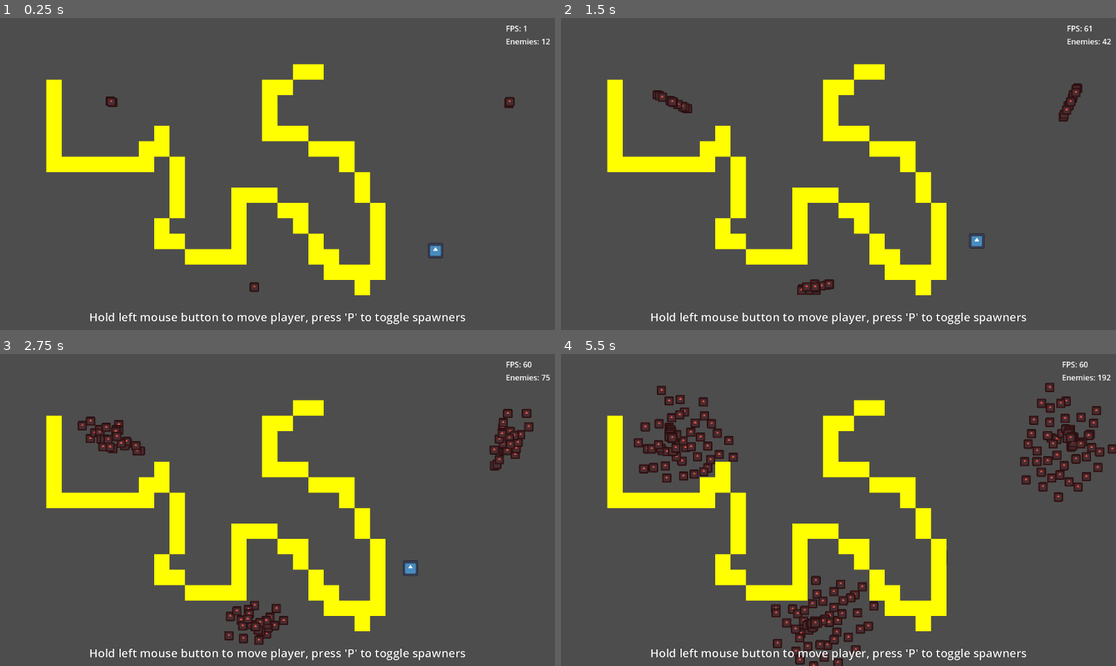
Above: before the commit, frames 1-4 (two rows, left to right).
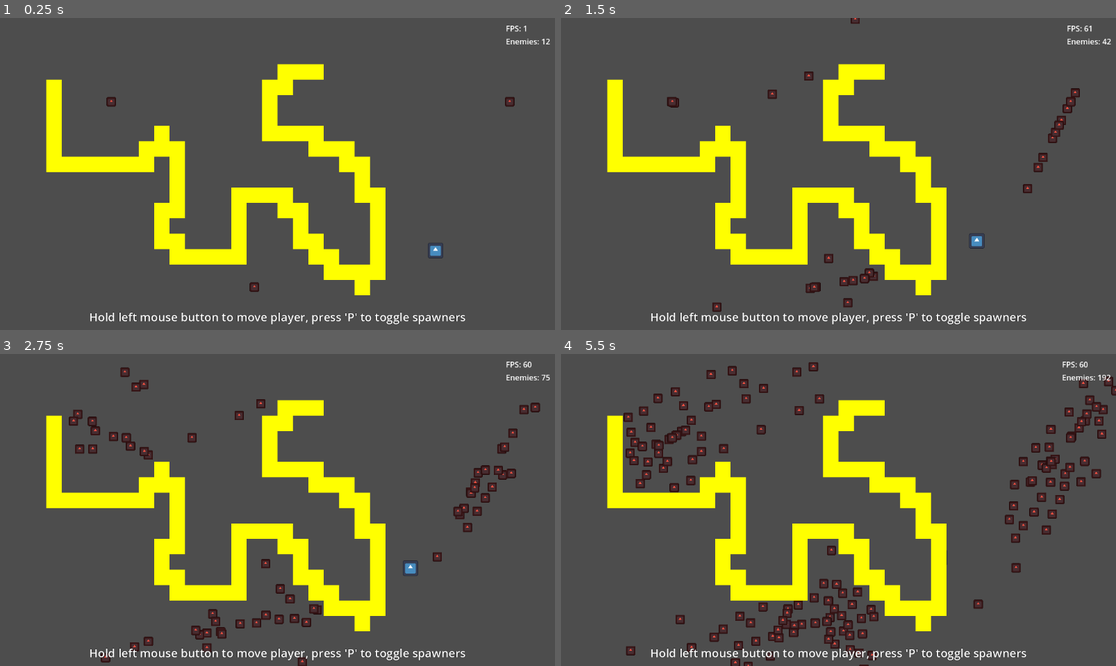
Above: after the commit, the same moments.

Repository: Griiimon/Manymies
Game: Godot game, scene res://main.tscn
Same seed, same stepped clock (60 frames per second), same inputs: the game is played once before the commit and once after it. The engine's default icon, where the game draws it, is replaced by a stand-in: a white triangle on a blue panel in a dark square.
Inputs (mouse positions are in pixels of both pictures, inside the frame that each line leads up to):
- Up to frame 1 (0.25 s): no input
- Up to frame 2 (1.5 s): tap P (pause_spawner) at 0.5, 1.25 s; move the mouse to (960, 158) at 0.52 s; click (960, 158) at 0.67 s; move the mouse to (727, 189) at 1.27 s; click (727, 189) at 1.42 s
- Up to frame 3 (2.75 s): tap P (pause_spawner) at 2 s; move the mouse to (333, 441) at 2.02 s; click (333, 441) at 2.17 s
- Up to frame 4 (5.5 s): tap P (pause_spawner) at 2.75, 3.5, 4.25 s; move the mouse to (810, 572) at 2.77 s; click (810, 572) at 2.92 s; move the mouse to (1005, 556) at 3.52 s; click (1005, 556) at 3.67 s; move the mouse to (672, 463) at 4.27 s; click (672, 463) at 4.42 s; move the mouse to (866, 510) at 5.02 s; click (866, 510) at 5.17 s

The runs differ from the first frame. In frame 1, 1.3% of the frame differs, in the area x 19-93%, y 14-80%; in frame 2, 2.6%; in frame 3, 5.6%; in frame 4, 11%, in the area x 11-100%, y 2-100%.
Error after the commit: Invalid assignment of property or key 'obstacle_tile_map' with value of type 'TileMapLayer' on a base object of type 'Node (global.gd)'. (res://main.gd:13)

Commit message:
implement pathfinding

Diff:
--- a/main.gd
+++ b/main.gd
@@ -2,13 +2,21 @@
 
 
 @export var pause_below_n_fps: int= 20
+
 @onready var enemies: Node2D = $Enemies
+@onready var player: Player = $Player
 
 
 
 func _ready() -> void:
 	Global.enemies= enemies
+	Global.obstacle_tile_map= $"TileMapLayer Obstacles"
+	update_pathfinder(false)
 
 
 func _process(delta: float) -> void:
 	assert(Engine.get_process_frames() < 500 or Engine.get_frames_per_second() >= pause_below_n_fps, "Dropped to %d FPS with %d enemies" % [Engine.get_frames_per_second(), enemies.get_child_count()])
+
+
+func update_pathfinder(non_blocking: bool= true):
+	Global.pathfinder.update(player.position, non_blocking)
--- a/main.tscn
+++ b/main.tscn
@@ -6,6 +6,7 @@
 [ext_resource type="PackedScene" uid="uid://c6luc6b0iruok" path="res://spawner/enemy_spawner.tscn" id="3_lwdj2"]
 [ext_resource type="PackedScene" uid="uid://bxj0a37myekah" path="res://ui.tscn" id="5_vbw41"]
 [ext_resource type="PackedScene" uid="uid://qk7u77q3ybhb" path="res://solutions/area obstacles/tilemap_obstacle.tscn" id="6_n8waw"]
+[ext_resource type="Script" path="res://solutions/grid pathfinding/grid_pathfinding.gd" id="7_7xlm0"]
 
 [sub_resource type="TileSetScenesCollectionSource" id="TileSetScenesCollectionSource_flk1i"]
 scenes/1/scene = ExtResource("6_n8waw")
@@ -16,6 +17,7 @@
 
 [node name="Main" type="Node2D"]
 script = ExtResource("1_dgpgb")
+pause_below_n_fps = 0
 
 [node name="Player" parent="." instance=ExtResource("2_ifar4")]
 position = Vector2(904, 483)
@@ -40,69 +42,87 @@
 
 [node name="UI" parent="." instance=ExtResource("5_vbw41")]
 
-[node name="TileMapLayer" type="TileMapLayer" parent="."]
-tile_map_data = PackedByteArray("AAADAAQAAAAAAAAAAQADAAUAAAA …(928 unchanged characters)… AAAAAAQATAAMAAAAAAAAAAQAUAAMAAAAAAAAAAQA=")
+[node name="TileMapLayer Obstacles" type="TileMapLayer" parent="."]
+tile_map_data = PackedByteArray("AAADAAQAAAAAAAAAAQADAAUAAAA …(928 unchanged characters)… AAAAAAQATAAMAAAAAAAAAAQAUAAMAAAAAAAAAAQALAAgAAAAAAAAAAQALAA8AAAAAAAAAAQAKAAwAAAAAAAAAAQASAAsAAAAAAAAAAQATAA4AAAAAAAAAAQAYAAsAAAAAAAAAAQAXAAkAAAAAAAAAAQASAAMAAAAAAAAAAQAUAAcAAAAAAAAAAQA=")
 tile_set = SubResource("TileSet_lvv4y")
 
-[connection signal="area_entered" from="TileMapLayer/Tilemap Area Obstacle" to="TileMapLayer/Tilemap Area Obstacle" method="_on_area_entered"]
-[connection signal="area_entered" from="TileMapLayer/@Area2D@30608" to="TileMapLayer/@Area2D@30608" method="_on_area_entered"]
-[connection signal="area_entered" from="TileMapLayer/@Area2D@30609" to="TileMapLayer/@Area2D@30609" method="_on_area_entered"]
-[connection signal="area_entered" from="TileMapLayer/@Area2D@30610" to="TileMapLayer/@Area2D@30610" method="_on_area_entered"]
-[connection signal="area_entered" from="TileMapLayer/@Area2D@30611" to="TileMapLayer/@Area2D@30611" method="_on_area_entered"]
-[connection signal="area_entered" from="TileMapLayer/@Area2D@30612" to="TileMapLayer/@Area2D@30612" method="_on_area_entered"]
-[connection signal="area_entered" from="TileMapLayer/@Area2D@31199" to="TileMapLayer/@Area2D@31199" method="_on_area_entered"]
-[connection signal="area_entered" from="TileMapLayer/@Area2D@31200" to="TileMapLayer/@Area2D@31200" method="_on_area_entered"]
-[connection signal="area_entered" from="TileMapLayer/@Area2D@31201" to="TileMapLayer/@Area2D@31201" method="_on_area_entered"]
-[connection signal="area_entered" from="TileMapLayer/@Area2D@31202" to="TileMapLayer/@Area2D@31202" method="_on_area_entered"]
-[connection signal="area_entered" from="TileMapLayer/@Area2D@31203" to="TileMapLayer/@Area2D@31203" method="_on_area_entered"]
-[connection signal="area_entered" from="TileMapLayer/@Area2D@31204" to="TileMapLayer/@Area2D@31204" method="_on_area_entered"]
-[connection signal="area_entered" from="TileMapLayer/@Area2D@31205" to="TileMapLayer/@Area2D@31205" method="_on_area_entered"]
-[connection signal="area_entered" from="TileMapLayer/@Area2D@31206" to="TileMapLayer/@Area2D@31206" method="_on_area_entered"]
-[connection signal="area_entered" from="TileMapLayer/@Area2D@31207" to="TileMapLayer/@Area2D@31207" method="_on_area_entered"]
-[connection signal="area_entered" from="TileMapLayer/@Area2D@31208" to="TileMapLayer/@Area2D@31208" method="_on_area_entered"]
-[connection signal="area_entered" from="TileMapLayer/@Area2D@31209" to="TileMapLayer/@Area2D@31209" method="_on_area_entered"]
-[connection signal="area_entered" from="TileMapLayer/@Area2D@31210" to="TileMapLayer/@Area2D@31210" method="_on_area_entered"]
-[connection signal="area_entered" from="TileMapLayer/@Area2D@31211" to="TileMapLayer/@Area2D@31211" method="_on_area_entered"]
-[connection signal="area_entered" from="TileMapLayer/@Area2D@31212" to="TileMapLayer/@Area2D@31212" method="_on_area_entered"]
-[connection signal="area_entered" from="TileMapLayer/@Area2D@31213" to="TileMapLayer/@Area2D@31213" method="_on_area_entered"]
-[connection signal="area_entered" from="TileMapLayer/@Area2D@31214" to="TileMapLayer/@Area2D@31214" method="_on_area_entered"]
-[connection signal="area_entered" from="TileMapLayer/@Area2D@31215" to="TileMapLayer/@Area2D@31215" method="_on_area_entered"]
-[connection signal="area_entered" from="TileMapLayer/@Area2D@31216" to="TileMapLayer/@Area2D@31216" method="_on_area_entered"]
-[connection signal="area_entered" from="TileMapLayer/@Area2D@31217" to="TileMapLayer/@Area2D@31217" method="_on_area_entered"]
-[connection signal="area_entered" from="TileMapLayer/@Area2D@31238" to="TileMapLayer/@Area2D@31238" method="_on_area_entered"]
-[connection signal="area_entered" from="TileMapLayer/@Area2D@31239" to="TileMapLayer/@Area2D@31239" method="_on_area_entered"]
-[connection signal="area_entered" from="TileMapLayer/@Area2D@31240" to="TileMapLayer/@Area2D@31240" method="_on_area_entered"]
-[connection signal="area_entered" from="TileMapLayer/@Area2D@31241" to="TileMapLayer/@Area2D@31241" method="_on_area_entered"]
-[connection signal="area_entered" from="TileMapLayer/@Area2D@31242" to="TileMapLayer/@Area2D@31242" method="_on_area_entered"]
-[connection signal="area_entered" from="TileMapLayer/@Area2D@31243" to="TileMapLayer/@Area2D@31243" method="_on_area_entered"]
-[connection signal="area_entered" from="TileMapLayer/@Area2D@31244" to="TileMapLayer/@Area2D@31244" method="_on_area_entered"]
-[connection signal="area_entered" from="TileMapLayer/@Area2D@31245" to="TileMapLayer/@Area2D@31245" method="_on_area_entered"]
-[connection signal="area_entered" from="TileMapLayer/@Area2D@31246" to="TileMapLayer/@Area2D@31246" method="_on_area_entered"]
-[connection signal="area_entered" from="TileMapLayer/@Area2D@31247" to="TileMapLayer/@Area2D@31247" method="_on_area_entered"]
-[connection signal="area_entered" from="TileMapLayer/@Area2D@31248" to="TileMapLayer/@Area2D@31248" method="_on_area_entered"]
-[connection signal="area_entered" from="TileMapLayer/@Area2D@31249" to="TileMapLayer/@Area2D@31249" method="_on_area_entered"]
-[connection signal="area_entered" from="TileMapLayer/@Area2D@31250" to="TileMapLayer/@Area2D@31250" method="_on_area_entered"]
-[connection signal="area_entered" from="TileMapLayer/@Area2D@31251" to="TileMapLayer/@Area2D@31251" method="_on_area_entered"]
-[connection signal="area_entered" from="TileMapLayer/@Area2D@31252" to="TileMapLayer/@Area2D@31252" method="_on_area_entered"]
-[connection signal="area_entered" from="TileMapLayer/@Area2D@31253" to="TileMapLayer/@Area2D@31253" method="_on_area_entered"]
-[connection signal="area_entered" from="TileMapLayer/@Area2D@31254" to="TileMapLayer/@Area2D@31254" method="_on_area_entered"]
-[connection signal="area_entered" from="TileMapLayer/@Area2D@31255" to="TileMapLayer/@Area2D@31255" method="_on_area_entered"]
-[connection signal="area_entered" from="TileMapLayer/@Area2D@31256" to="TileMapLayer/@Area2D@31256" method="_on_area_entered"]
-[connection signal="area_entered" from="TileMapLayer/@Area2D@31257" to="TileMapLayer/@Area2D@31257" method="_on_area_entered"]
-[connection signal="area_entered" from="TileMapLayer/@Area2D@31258" to="TileMapLayer/@Area2D@31258" method="_on_area_entered"]
-[connection signal="area_entered" from="TileMapLayer/@Area2D@31259" to="TileMapLayer/@Area2D@31259" method="_on_area_entered"]
-[connection signal="area_entered" from="TileMapLayer/@Area2D@31260" to="TileMapLayer/@Area2D@31260" method="_on_area_entered"]
-[connection signal="area_entered" from="TileMapLayer/@Area2D@31261" to="TileMapLayer/@Area2D@31261" method="_on_area_entered"]
-[connection signal="area_entered" from="TileMapLayer/@Area2D@31262" to="TileMapLayer/@Area2D@31262" method="_on_area_entered"]
-[connection signal="area_entered" from="TileMapLayer/@Area2D@31263" to="TileMapLayer/@Area2D@31263" method="_on_area_entered"]
-[connection signal="area_entered" from="TileMapLayer/@Area2D@31264" to="TileMapLayer/@Area2D@31264" method="_on_area_entered"]
-[connection signal="area_entered" from="TileMapLayer/@Area2D@31265" to="TileMapLayer/@Area2D@31265" method="_on_area_entered"]
-[connection signal="area_entered" from="TileMapLayer/@Area2D@31266" to="TileMapLayer/@Area2D@31266" method="_on_area_entered"]
-[connection signal="area_entered" from="TileMapLayer/@Area2D@31267" to="TileMapLayer/@Area2D@31267" method="_on_area_entered"]
-[connection signal="area_entered" from="TileMapLayer/@Area2D@31268" to="TileMapLayer/@Area2D@31268" method="_on_area_entered"]
-[connection signal="area_entered" from="TileMapLayer/@Area2D@31269" to="TileMapLayer/@Area2D@31269" method="_on_area_entered"]
-[connection signal="area_entered" from="TileMapLayer/@Area2D@31270" to="TileMapLayer/@Area2D@31270" method="_on_area_entered"]
-[connection signal="area_entered" from="TileMapLayer/@Area2D@31271" to="TileMapLayer/@Area2D@31271" method="_on_area_entered"]
-[connection signal="area_entered" from="TileMapLayer/@Area2D@31272" to="TileMapLayer/@Area2D@31272" method="_on_area_entered"]
-[connection signal="area_entered" from="TileMapLayer/@Area2D@31273" to="TileMapLayer/@Area2D@31273" method="_on_area_entered"]
-[connection signal="area_entered" from="TileMapLayer/@Area2D@31274" to="TileMapLayer/@Area2D@31274" method="_on_area_entered"]
+[node name="Pathfinding" type="Node" parent="."]
+script = ExtResource("7_7xlm0")
+GRID_SIZE = null
+enabled = null
+
+[node name="Timer Update" type="Timer" parent="Pathfinding"]
+autostart = true
+
+[connection signal="area_entered" from="TileMapLayer Obstacles/Tilemap Area Obstacle" to="TileMapLayer Obstacles/Tilemap Area Obstacle" method="_on_area_entered"]
+[connection signal="area_entered" from="TileMapLayer Obstacles/@Area2D@41911" to="TileMapLayer Obstacles/@Area2D@41911" method="_on_area_entered"]
+[connection signal="area_entered" from="TileMapLayer Obstacles/@Area2D@41912" to="TileMapLayer Obstacles/@Area2D@41912" method="_on_area_entered"]
+[connection signal="area_entered" from="TileMapLayer Obstacles/@Area2D@41913" to="TileMapLayer Obstacles/@Area2D@41913" method="_on_area_entered"]
+[connection signal="area_entered" from="TileMapLayer Obstacles/@Area2D@41914" to="TileMapLayer Obstacles/@Area2D@41914" method="_on_area_entered"]
+[connection signal="area_entered" from="TileMapLayer Obstacles/@Area2D@41915" to="TileMapLayer Obstacles/@Area2D@41915" method="_on_area_entered"]
+[connection signal="area_entered" from="TileMapLayer Obstacles/@Area2D@41916" to="TileMapLayer Obstacles/@Area2D@41916" method="_on_area_entered"]
+[connection signal="area_entered" from="TileMapLayer Obstacles/@Area2D@41917" to="TileMapLayer Obstacles/@Area2D@41917" method="_on_area_entered"]
+[connection signal="area_entered" from="TileMapLayer Obstacles/@Area2D@41918" to="TileMapLayer Obstacles/@Area2D@41918" method="_on_area_entered"]
+[connection signal="area_entered" from="TileMapLayer Obstacles/@Area2D@41919" to="TileMapLayer Obstacles/@Area2D@41919" method="_on_area_entered"]
+[connection signal="area_entered" from="TileMapLayer Obstacles/@Area2D@41920" to="TileMapLayer Obstacles/@Area2D@41920" method="_on_area_entered"]
+[connection signal="area_entered" from="TileMapLayer Obstacles/@Area2D@41921" to="TileMapLayer Obstacles/@Area2D@41921" method="_on_area_entered"]
+[connection signal="area_entered" from="TileMapLayer Obstacles/@Area2D@41922" to="TileMapLayer Obstacles/@Area2D@41922" method="_on_area_entered"]
+[connection signal="area_entered" from="TileMapLayer Obstacles/@Area2D@41923" to="TileMapLayer Obstacles/@Area2D@41923" method="_on_area_entered"]
+[connection signal="area_entered" from="TileMapLayer Obstacles/@Area2D@41924" to="TileMapLayer Obstacles/@Area2D@41924" method="_on_area_entered"]
+[connection signal="area_entered" from="TileMapLayer Obstacles/@Area2D@41925" to="TileMapLayer Obstacles/@Area2D@41925" method="_on_area_entered"]
+[connection signal="area_entered" from="TileMapLayer Obstacles/@Area2D@41926" to="TileMapLayer Obstacles/@Area2D@41926" method="_on_area_entered"]
+[connection signal="area_entered" from="TileMapLayer Obstacles/@Area2D@41927" to="TileMapLayer Obstacles/@Area2D@41927" method="_on_area_entered"]
+[connection signal="area_entered" from="TileMapLayer Obstacles/@Area2D@41928" to="TileMapLayer Obstacles/@Area2D@41928" method="_on_area_entered"]
+[connection signal="area_entered" from="TileMapLayer Obstacles/@Area2D@41929" to="TileMapLayer Obstacles/@Area2D@41929" method="_on_area_entered"]
+[connection signal="area_entered" from="TileMapLayer Obstacles/@Area2D@41930" to="TileMapLayer Obstacles/@Area2D@41930" method="_on_area_entered"]
+[connection signal="area_entered" from="TileMapLayer Obstacles/@Area2D@41931" to="TileMapLayer Obstacles/@Area2D@41931" method="_on_area_entered"]
+[connection signal="area_entered" from="TileMapLayer Obstacles/@Area2D@41932" to="TileMapLayer Obstacles/@Area2D@41932" method="_on_area_entered"]
+[connection signal="area_entered" from="TileMapLayer Obstacles/@Area2D@41933" to="TileMapLayer Obstacles/@Area2D@41933" method="_on_area_entered"]
+[connection signal="area_entered" from="TileMapLayer Obstacles/@Area2D@41934" to="TileMapLayer Obstacles/@Area2D@41934" method="_on_area_entered"]
+[connection signal="area_entered" from="TileMapLayer Obstacles/@Area2D@41935" to="TileMapLayer Obstacles/@Area2D@41935" method="_on_area_entered"]
+[connection signal="area_entered" from="TileMapLayer Obstacles/@Area2D@41936" to="TileMapLayer Obstacles/@Area2D@41936" method="_on_area_entered"]
+[connection signal="area_entered" from="TileMapLayer Obstacles/@Area2D@41937" to="TileMapLayer Obstacles/@Area2D@41937" method="_on_area_entered"]
+[connection signal="area_entered" from="TileMapLayer Obstacles/@Area2D@41938" to="TileMapLayer Obstacles/@Area2D@41938" method="_on_area_entered"]
+[connection signal="area_entered" from="TileMapLayer Obstacles/@Area2D@41939" to="TileMapLayer Obstacles/@Area2D@41939" method="_on_area_entered"]
+[connection signal="area_entered" from="TileMapLayer Obstacles/@Area2D@41940" to="TileMapLayer Obstacles/@Area2D@41940" method="_on_area_entered"]
+[connection signal="area_entered" from="TileMapLayer Obstacles/@Area2D@41941" to="TileMapLayer Obstacles/@Area2D@41941" method="_on_area_entered"]
+[connection signal="area_entered" from="TileMapLayer Obstacles/@Area2D@41942" to="TileMapLayer Obstacles/@Area2D@41942" method="_on_area_entered"]
+[connection signal="area_entered" from="TileMapLayer Obstacles/@Area2D@41943" to="TileMapLayer Obstacles/@Area2D@41943" method="_on_area_entered"]
+[connection signal="area_entered" from="TileMapLayer Obstacles/@Area2D@41944" to="TileMapLayer Obstacles/@Area2D@41944" method="_on_area_entered"]
+[connection signal="area_entered" from="TileMapLayer Obstacles/@Area2D@41945" to="TileMapLayer Obstacles/@Area2D@41945" method="_on_area_entered"]
+[connection signal="area_entered" from="TileMapLayer Obstacles/@Area2D@41946" to="TileMapLayer Obstacles/@Area2D@41946" method="_on_area_entered"]
+[connection signal="area_entered" from="TileMapLayer Obstacles/@Area2D@41947" to="TileMapLayer Obstacles/@Area2D@41947" method="_on_area_entered"]
+[connection signal="area_entered" from="TileMapLayer Obstacles/@Area2D@41948" to="TileMapLayer Obstacles/@Area2D@41948" method="_on_area_entered"]
+[connection signal="area_entered" from="TileMapLayer Obstacles/@Area2D@41949" to="TileMapLayer Obstacles/@Area2D@41949" method="_on_area_entered"]
+[connection signal="area_entered" from="TileMapLayer Obstacles/@Area2D@41950" to="TileMapLayer Obstacles/@Area2D@41950" method="_on_area_entered"]
+[connection signal="area_entered" from="TileMapLayer Obstacles/@Area2D@41951" to="TileMapLayer Obstacles/@Area2D@41951" method="_on_area_entered"]
+[connection signal="area_entered" from="TileMapLayer Obstacles/@Area2D@41952" to="TileMapLayer Obstacles/@Area2D@41952" method="_on_area_entered"]
+[connection signal="area_entered" from="TileMapLayer Obstacles/@Area2D@41953" to="TileMapLayer Obstacles/@Area2D@41953" method="_on_area_entered"]
+[connection signal="area_entered" from="TileMapLayer Obstacles/@Area2D@41954" to="TileMapLayer Obstacles/@Area2D@41954" method="_on_area_entered"]
+[connection signal="area_entered" from="TileMapLayer Obstacles/@Area2D@41955" to="TileMapLayer Obstacles/@Area2D@41955" method="_on_area_entered"]
+[connection signal="area_entered" from="TileMapLayer Obstacles/@Area2D@41956" to="TileMapLayer Obstacles/@Area2D@41956" method="_on_area_entered"]
+[connection signal="area_entered" from="TileMapLayer Obstacles/@Area2D@41957" to="TileMapLayer Obstacles/@Area2D@41957" method="_on_area_entered"]
+[connection signal="area_entered" from="TileMapLayer Obstacles/@Area2D@41958" to="TileMapLayer Obstacles/@Area2D@41958" method="_on_area_entered"]
+[connection signal="area_entered" from="TileMapLayer Obstacles/@Area2D@41959" to="TileMapLayer Obstacles/@Area2D@41959" method="_on_area_entered"]
+[connection signal="area_entered" from="TileMapLayer Obstacles/@Area2D@41960" to="TileMapLayer Obstacles/@Area2D@41960" method="_on_area_entered"]
+[connection signal="area_entered" from="TileMapLayer Obstacles/@Area2D@41961" to="TileMapLayer Obstacles/@Area2D@41961" method="_on_area_entered"]
+[connection signal="area_entered" from="TileMapLayer Obstacles/@Area2D@41962" to="TileMapLayer Obstacles/@Area2D@41962" method="_on_area_entered"]
+[connection signal="area_entered" from="TileMapLayer Obstacles/@Area2D@41963" to="TileMapLayer Obstacles/@Area2D@41963" method="_on_area_entered"]
+[connection signal="area_entered" from="TileMapLayer Obstacles/@Area2D@41964" to="TileMapLayer Obstacles/@Area2D@41964" method="_on_area_entered"]
+[connection signal="area_entered" from="TileMapLayer Obstacles/@Area2D@41965" to="TileMapLayer Obstacles/@Area2D@41965" method="_on_area_entered"]
+[connection signal="area_entered" from="TileMapLayer Obstacles/@Area2D@41966" to="TileMapLayer Obstacles/@Area2D@41966" method="_on_area_entered"]
+[connection signal="area_entered" from="TileMapLayer Obstacles/@Area2D@41967" to="TileMapLayer Obstacles/@Area2D@41967" method="_on_area_entered"]
+[connection signal="area_entered" from="TileMapLayer Obstacles/@Area2D@41968" to="TileMapLayer Obstacles/@Area2D@41968" method="_on_area_entered"]
+[connection signal="area_entered" from="TileMapLayer Obstacles/@Area2D@41969" to="TileMapLayer Obstacles/@Area2D@41969" method="_on_area_entered"]
+[connection signal="area_entered" from="TileMapLayer Obstacles/@Area2D@41970" to="TileMapLayer Obstacles/@Area2D@41970" method="_on_area_entered"]
+[connection signal="area_entered" from="TileMapLayer Obstacles/@Area2D@41971" to="TileMapLayer Obstacles/@Area2D@41971" method="_on_area_entered"]
+[connection signal="area_entered" from="TileMapLayer Obstacles/@Area2D@41972" to="TileMapLayer Obstacles/@Area2D@41972" method="_on_area_entered"]
+[connection signal="area_entered" from="TileMapLayer Obstacles/@Area2D@41973" to="TileMapLayer Obstacles/@Area2D@41973" method="_on_area_entered"]
+[connection signal="area_entered" from="TileMapLayer Obstacles/@Area2D@41974" to="TileMapLayer Obstacles/@Area2D@41974" method="_on_area_entered"]
+[connection signal="area_entered" from="TileMapLayer Obstacles/@Area2D@41975" to="TileMapLayer Obstacles/@Area2D@41975" method="_on_area_entered"]
+[connection signal="area_entered" from="TileMapLayer Obstacles/@Area2D@41976" to="TileMapLayer Obstacles/@Area2D@41976" method="_on_area_entered"]
+[connection signal="area_entered" from="TileMapLayer Obstacles/@Area2D@41977" to="TileMapLayer Obstacles/@Area2D@41977" method="_on_area_entered"]
+[connection signal="area_entered" from="TileMapLayer Obstacles/@Area2D@41978" to="TileMapLayer Obstacles/@Area2D@41978" method="_on_area_entered"]
+[connection signal="area_entered" from="TileMapLayer Obstacles/@Area2D@41979" to="TileMapLayer Obstacles/@Area2D@41979" method="_on_area_entered"]
+[connection signal="area_entered" from="TileMapLayer Obstacles/@Area2D@41980" to="TileMapLayer Obstacles/@Area2D@41980" method="_on_area_entered"]
+[connection signal="timeout" from="Pathfinding/Timer Update" to="." method="update_pathfinder"]
--- a/solutions/simple area enemy/simple_area_separation_enemy.gd
+++ b/solutions/simple area enemy/simple_area_separation_enemy.gd
@@ -123,7 +123,13 @@
 		separate_from(Global.player.position, player_separation_weight)
 
 		# add the target direction ( towards the enemy ) to our velocity
-		var target_dir: Vector2= (Global.player.position - position).normalized()
+		var target_dir: Vector2
+		if Global.pathfinder:
+			target_dir= Global.pathfinder.get_direction(position)
+
+		if not target_dir:
+			target_dir= (Global.player.position - position).normalized()
+
 		velocity+= target_dir * target_weight
 
 		# set the velocity to "maximum_speed", which currently
Not shown: 1 places in main.tscn that only renumber resources
